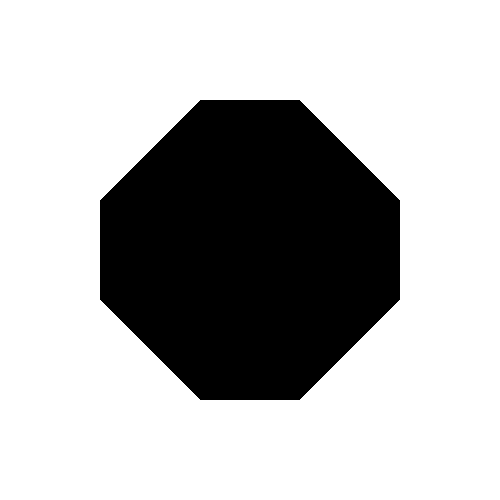
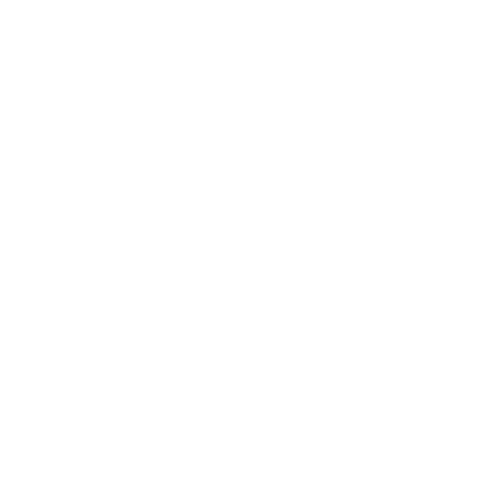
Layer changes from the first 500px x 500px image to the second:
painted on "Layer 1 copy 8" over (100, 100, 400, 400)